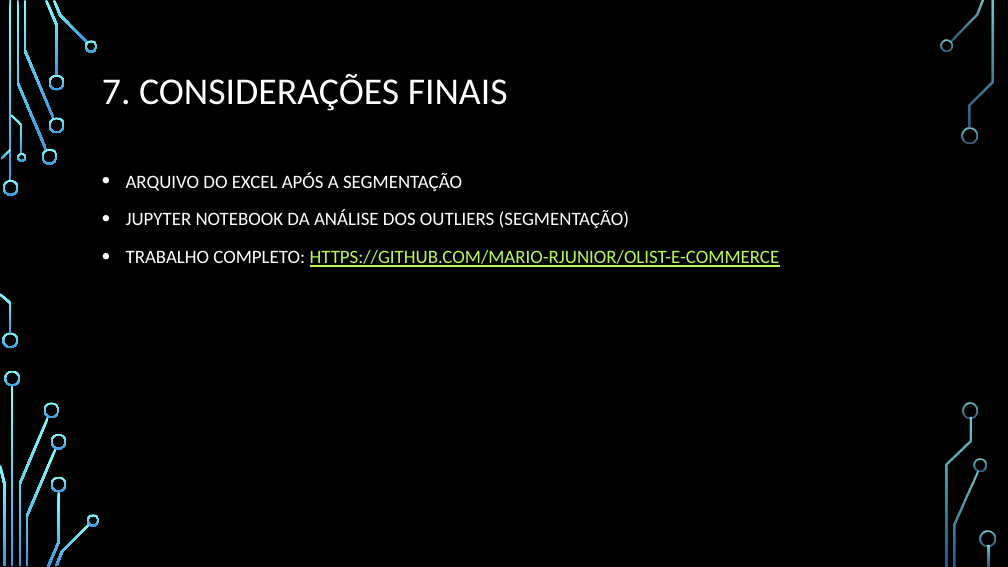
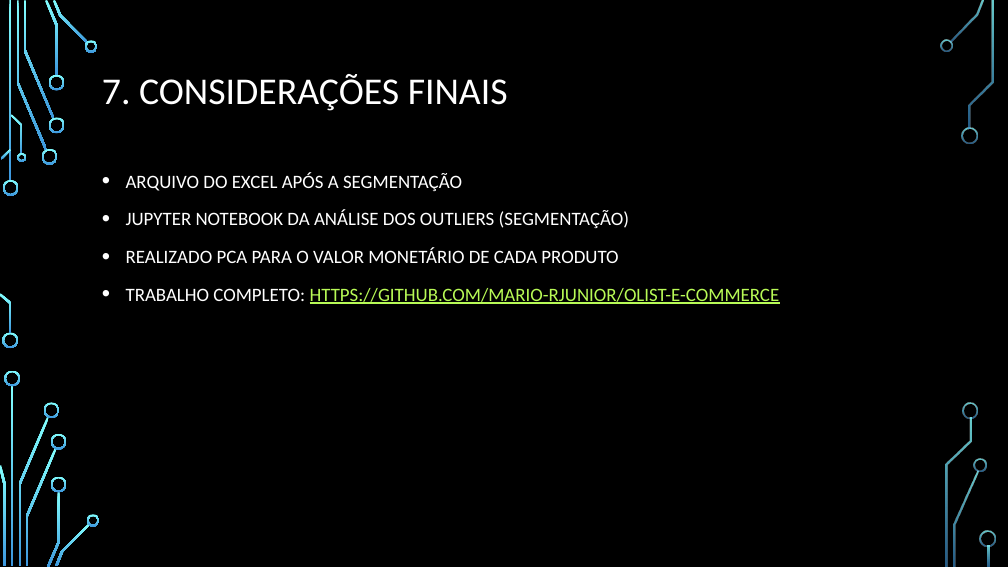
Before and after one commit to smalvar/olist-e-commerce, a slide deck: slide 15 of apresentacao/Apresentacao.pptx (slide 14 before the commit). Drawn at 1008x567 pixels with LibreOffice and Linux fonts; fonts in the diff are those of the drawing; background and template pictures are left out. Boxes give left, top, right and bottom in pixels: in the first picture for what was removed or moved away, otherwise in the second. Text is boxed around its words. In the diff, an @@ line names an element or a change of style, - is before the commit and + after.

```diff
--- a/apresentacao/Apresentacao.pptx
+++ b/apresentacao/Apresentacao.pptx
@@ text at box(126, 248, 618, 263): paragraph added @@
+• REALIZADO PCA PARA O VALOR MONETÁRIO DE CADA PRODUTO
```
Also in this commit, not shown: 1 slide added.
